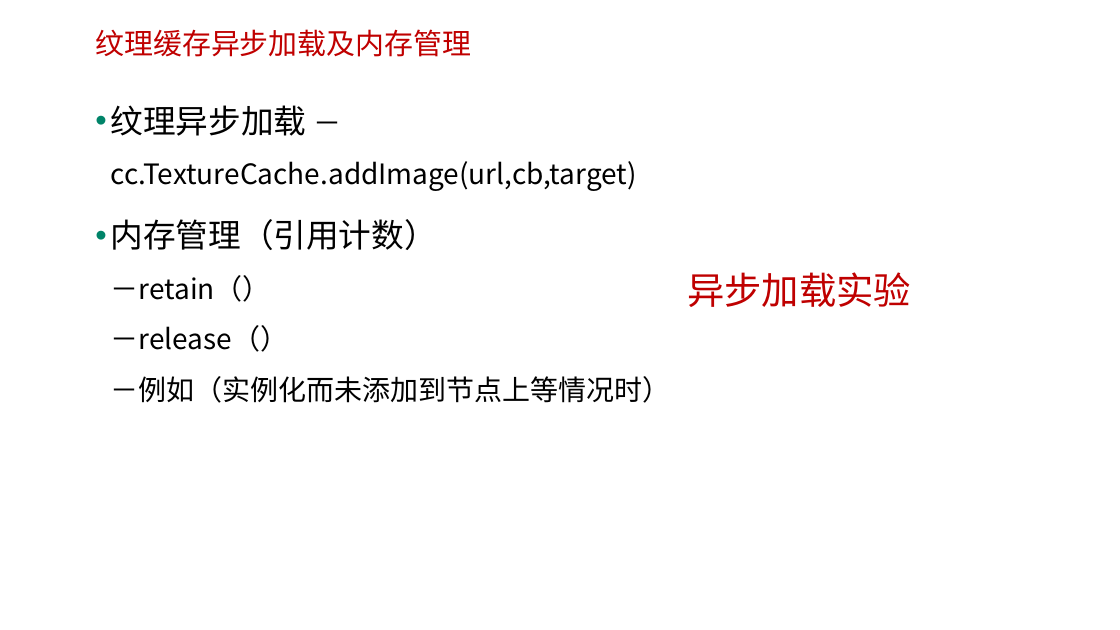
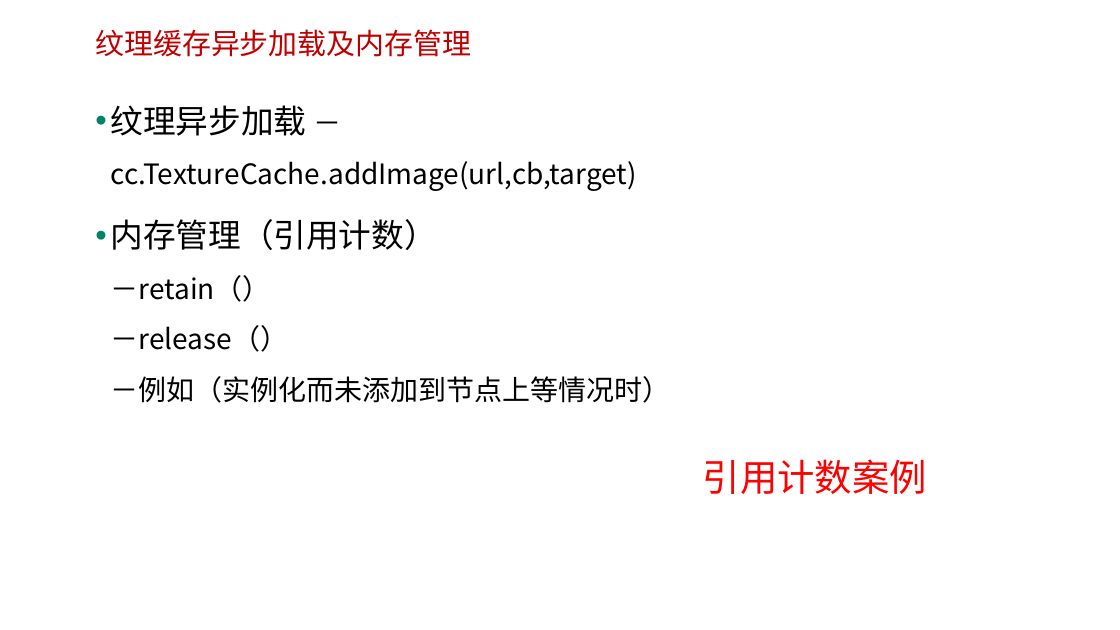
Before and after one commit to edu2act/course-H5-Animation-and-Game-Development, a slide deck: slide 6 of 课程PPT/（15）性能优化与发布.ppt. Drawn at 1120x630 pixels with LibreOffice and Linux fonts; fonts in the diff are those of the drawing; background and template pictures are left out. Boxes give left, top, right and bottom in pixels: in the first picture for what was removed or moved away, otherwise in the second. Text is boxed around its words. In the diff, an @@ line names an element or a change of style, - is before the commit and + after.

```diff
--- a/课程PPT/（15）性能优化与发布.ppt
+++ b/课程PPT/（15）性能优化与发布.ppt
@@ text removed at [687, 272, 911, 307] @@
-异步加载实验
@@ text added at [703, 459, 927, 494], 32 pt, text #FF0000 @@
+引用计数案例
```
Also in this commit, not shown: 3 other slides changed, 1 other file.
